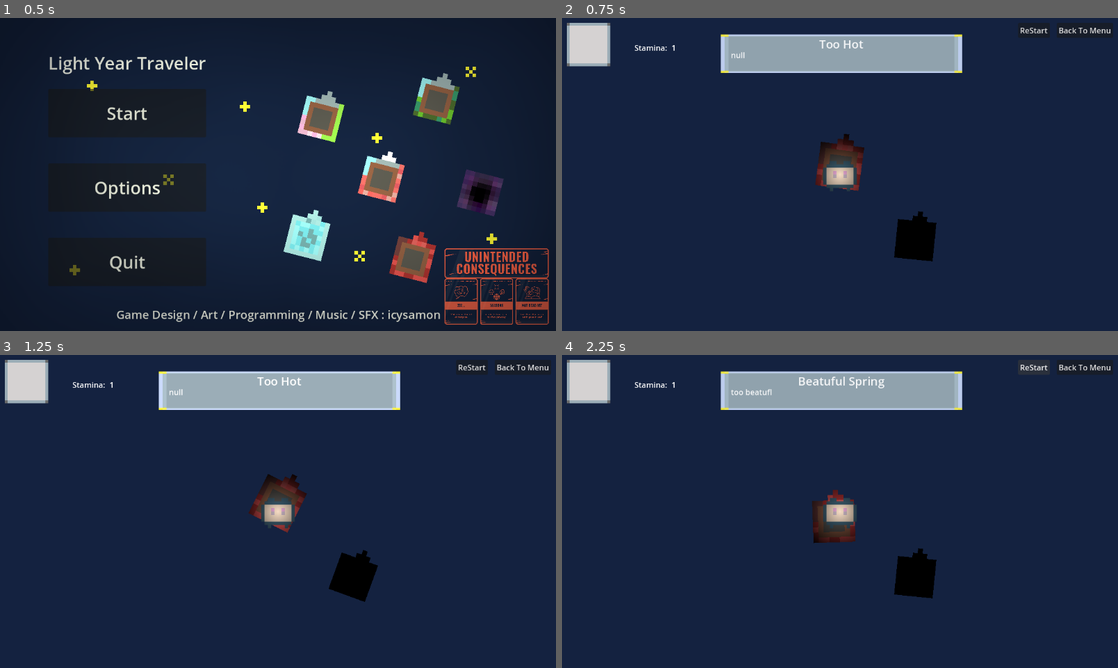
Above: before the commit, frames 1-4 (two rows, left to right).
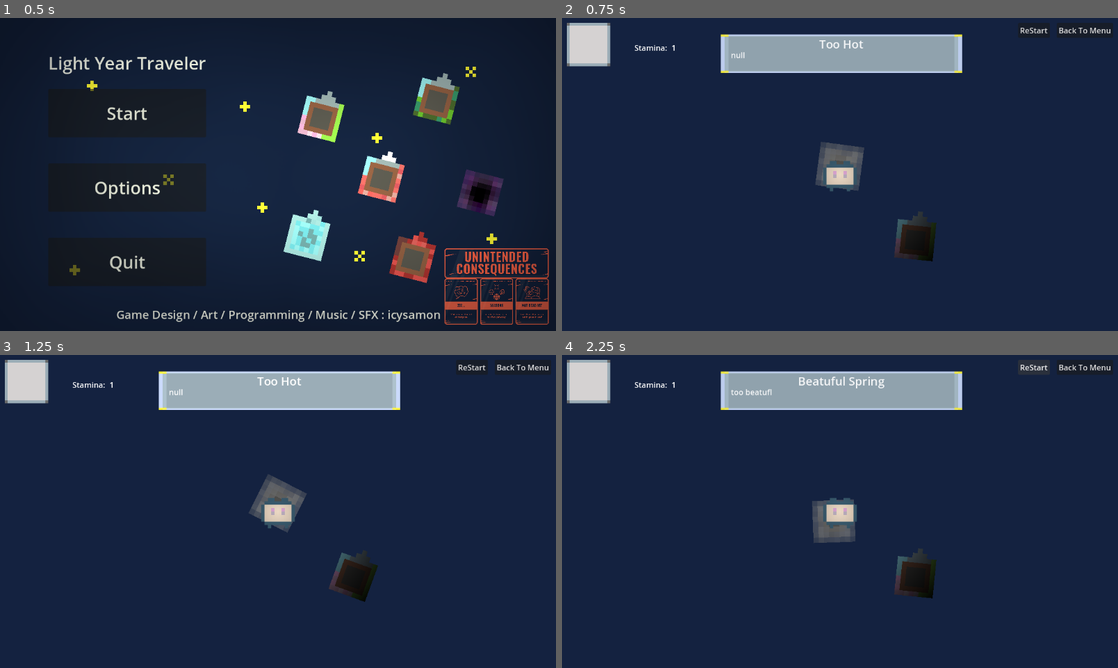
Above: after the commit, the same moments.

Repository: icysamon/LightYearsTraveler
Game: Godot game, scene res://scene/main/menu.tscn
Two runs of this game, one before a commit and one after it. Both use one fixed random seed, a clock stepped at 60 frames per second and the inputs below. The engine's default icon, where the game draws it, is replaced by a stand-in: a white triangle on a blue panel in a dark square.
Inputs:
- Up to frame 1 (0.5 s): no input
- Up to frame 2 (0.75 s): click "Start" at 0.5 s
- Up to frame 3 (1.25 s): no input
- Up to frame 4 (2.25 s): click "ReStart" at 1.25 s; click "ReStart" at 2 s

Frame 1 is identical in both runs. In frame 2, 1.5% of the frame differs, in the area x 45-68%, y 37-78%; in frame 3, 1.5%; in frame 4, 1.5%.

Commit message:
fix: planet system

Diff:
--- a/scene/child/player.tscn
+++ b/scene/child/player.tscn
@@ -35,5 +35,6 @@
 shape = SubResource("RectangleShape2D_m1yhp")
 
 [node name="PointLight2D" type="PointLight2D" parent="."]
+color = Color(0.955813, 0.983223, 1, 1)
 texture = ExtResource("5_860un")
-texture_scale = 0.1
+texture_scale = 0.3
--- a/scripts/planet.gd
+++ b/scripts/planet.gd
@@ -28,7 +28,7 @@
 var planet_type
 var planet_type_array : Array[Texture] = [
 	preload("res://assets/planet/spring.png"),
-	preload("res://assets/planet/hell0.png"),
+	preload("res://assets/planet/barren.png"),
 	preload("res://assets/planet/hell0.png"),
 	preload("res://assets/planet/black_hole.png")
 	]
@@ -126,6 +126,10 @@
 		player = area.owner # get player parent node
 		get_planet = false
 		get_player = true
+		print(planet_type)
+
+		if planet_type == Type.BLACK_HOLE:
+			player.stamina -= 100
 
 		# Display planet's event when player first enter
 		if not flag_first_enter:
@@ -139,7 +143,7 @@
 
 	# when get planet (error status)
 	elif area.area_type == "planet":
-		push_warning("planet to planet collision!")
+		print("planet to planet collision!")
 		get_player = false
 		get_planet = true
 	pass
@@ -201,8 +205,14 @@
 					Season.WINTER:
 						player.stamina += 1
 						planet_energy -= 2
-			Type.SUPPER_EARTH:
-				player.stamina -= 10000
+			Type.HELL:
+				player.stamina -= 8
+
+			Type.BARREN:
+				player.stamina -= 2
+			Type.BLACK_HOLE:
+				player.stamina -= 100
+
 
 	# game over
 	elif get_player and planet_energy <= 0:
Binary file added: assets/planet/barren.png
Not shown, added: assets/planet/barren.png.import
